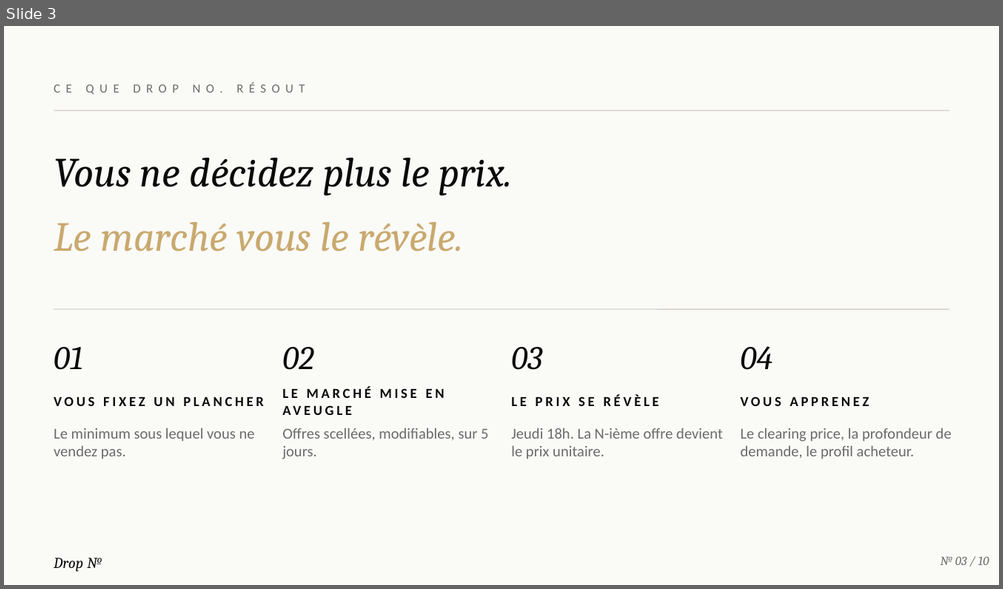
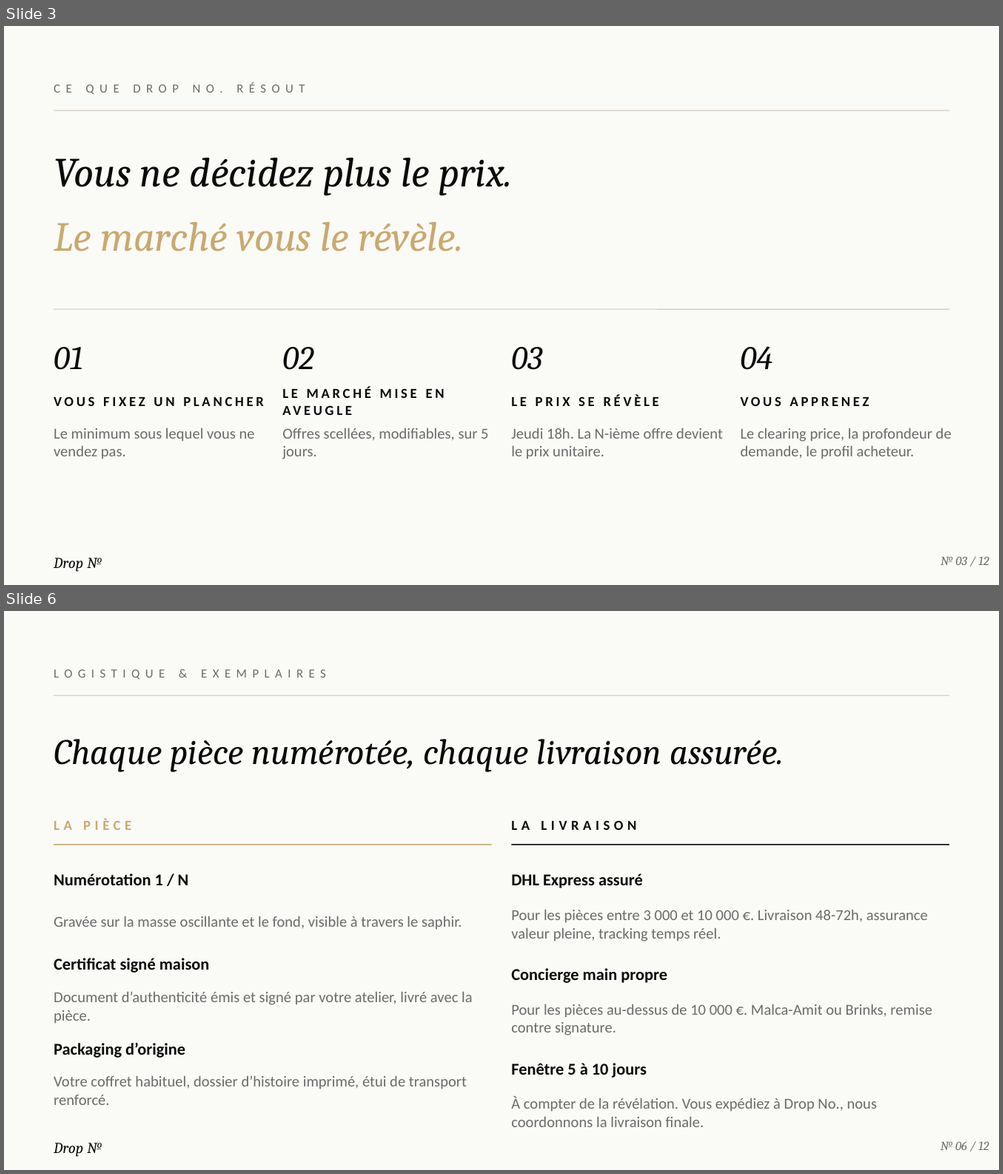
Before and after one commit to RaphVIBE/DropNo, a slide deck: decks/drop-no-presentation-marques.pptx. Shown one above the other, each under a label of ours: slide 3 before the commit, slides 3 and 6 after it; the slides between them are not shown. The pictures are 1003x589 and 1003x1174 pixels, drawn with LibreOffice and Linux fonts; fonts in the diff are those of the drawing. Boxes give left, top, right and bottom in pixels: in the first picture for what was removed or moved away, otherwise in the second. Text is boxed around its words. In the diff, an @@ line names an element or a change of style, - is before the commit and + after.

```diff
--- a/decks/drop-no-presentation-marques.pptx
+++ b/decks/drop-no-presentation-marques.pptx
@@ slide 6 added at (4, 611, 999, 1170), background #FAFAF7 @@
@@ text added at (54, 661, 750, 686), 9 pt, text #6B6B6B @@
+LOGISTIQUE & EXEMPLAIRES
@@ line added from (54, 695) to (949, 695), #D6D2C7 0.75 pt @@
@@ text added at (54, 739, 784, 772), 26 pt, text #0A0A0A, italic @@
+Chaque pièce numérotée, chaque livraison assurée.
@@ text added at (54, 819, 131, 830), 10 pt, text #C9A96E, bold @@
+LA PIÈCE
@@ text added at (511, 820, 636, 830), 10 pt, text #0A0A0A, bold @@
+LA LIVRAISON
@@ line added from (54, 845) to (492, 845), #C9A96E 0.75 pt @@
@@ line added from (511, 845) to (949, 845), #0A0A0A 0.75 pt @@
@@ text added at (54, 874, 189, 886), 12 pt, text #0A0A0A, bold @@
+Numérotation 1 / N
@@ text added at (511, 874, 643, 889), 12 pt, text #0A0A0A, bold @@
+DHL Express assuré
@@ text added at (54, 917, 461, 930), 11 pt, text #6B6B6B @@
+Gravée sur la masse oscillante et le fond, visible à travers le saphir.
@@ text added at (511, 910, 928, 942), 11 pt, text #6B6B6B @@
+Pour les pièces entre 3 000 et 10 000 €. Livraison 48-72h, assurance valeur pleine, tracking temps réel.
@@ text added at (54, 958, 210, 973), 12 pt, text #0A0A0A, bold @@
+Certificat signé maison
@@ text added at (511, 968, 667, 983), 12 pt, text #0A0A0A, bold @@
+Concierge main propre
@@ text added at (54, 992, 472, 1024), 11 pt, text #6B6B6B @@
+Document d’authenticité émis et signé par votre atelier, livré avec la pièce.
@@ text added at (511, 1005, 932, 1036), 11 pt, text #6B6B6B @@
+Pour les pièces au-dessus de 10 000 €. Malca-Amit ou Brinks, remise contre signature.
@@ text added at (54, 1043, 185, 1058), 12 pt, text #0A0A0A, bold @@
+Packaging d’origine
@@ text added at (54, 1076, 466, 1105), 11 pt, text #6B6B6B @@
+Votre coffret habituel, dossier d’histoire imprimé, étui de transport renforcé.
@@ text added at (511, 1063, 646, 1078), 12 pt, text #0A0A0A, bold @@
+Fenêtre 5 à 10 jours
@@ text added at (511, 1096, 876, 1128), 11 pt, text #6B6B6B @@
+À compter de la révélation. Vous expédiez à Drop No., nous coordonnons la livraison finale.
@@ text added at (54, 1143, 102, 1157), 11 pt, text #0A0A0A, italic @@
+Drop №
@@ text added at (940, 1142, 988, 1150), 9 pt, text #6B6B6B, italic @@
+№ 06 / 12
@@ slide 3 changed as well @@
@@ text at (940, 557, 988, 565): text changed @@
-№ 03 / 10
+№ 03 / 12
```
Also in this commit, not shown: 8 other slides changed, 2 other slides added, 1 slide removed, 13 other files.
